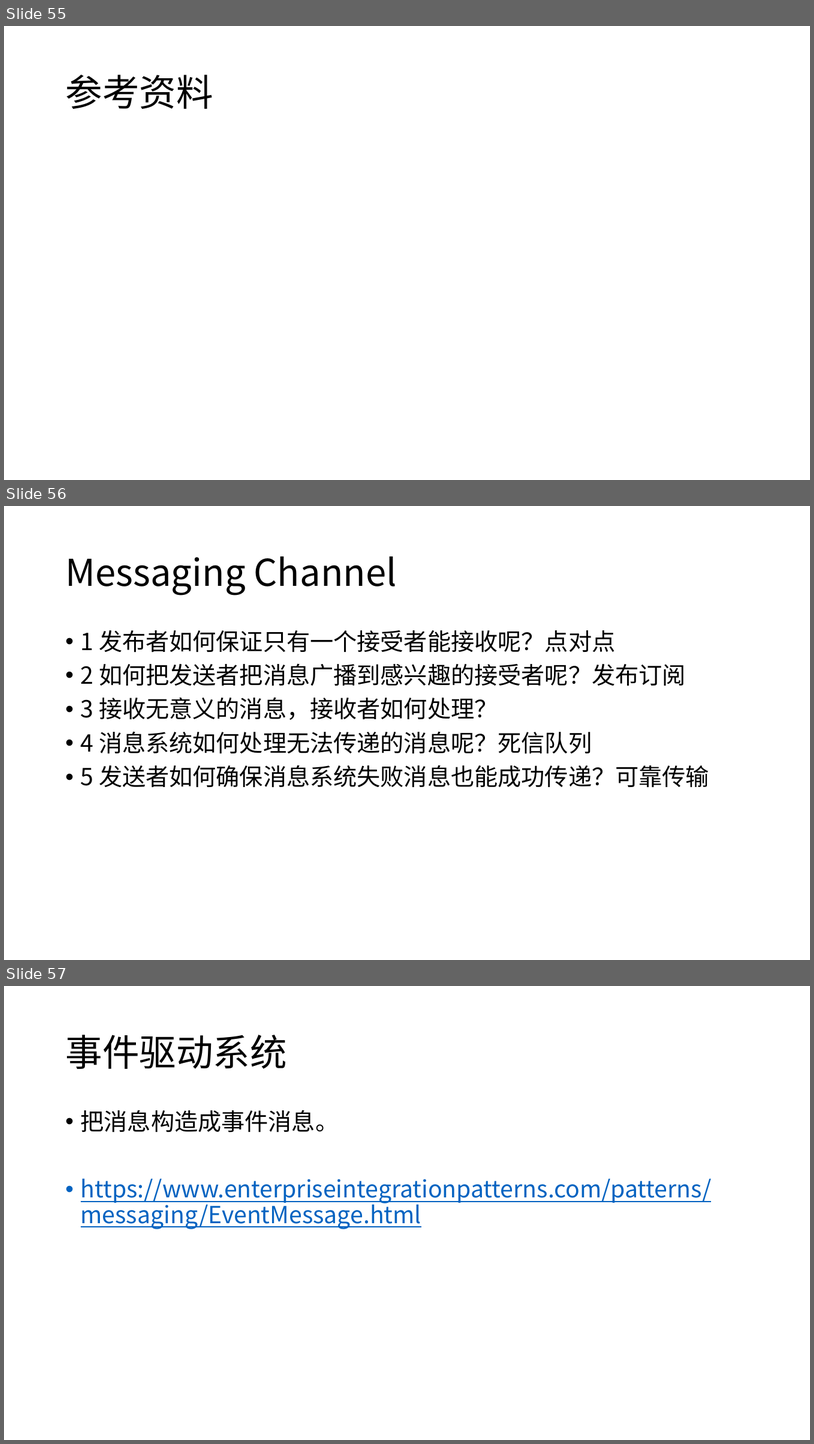
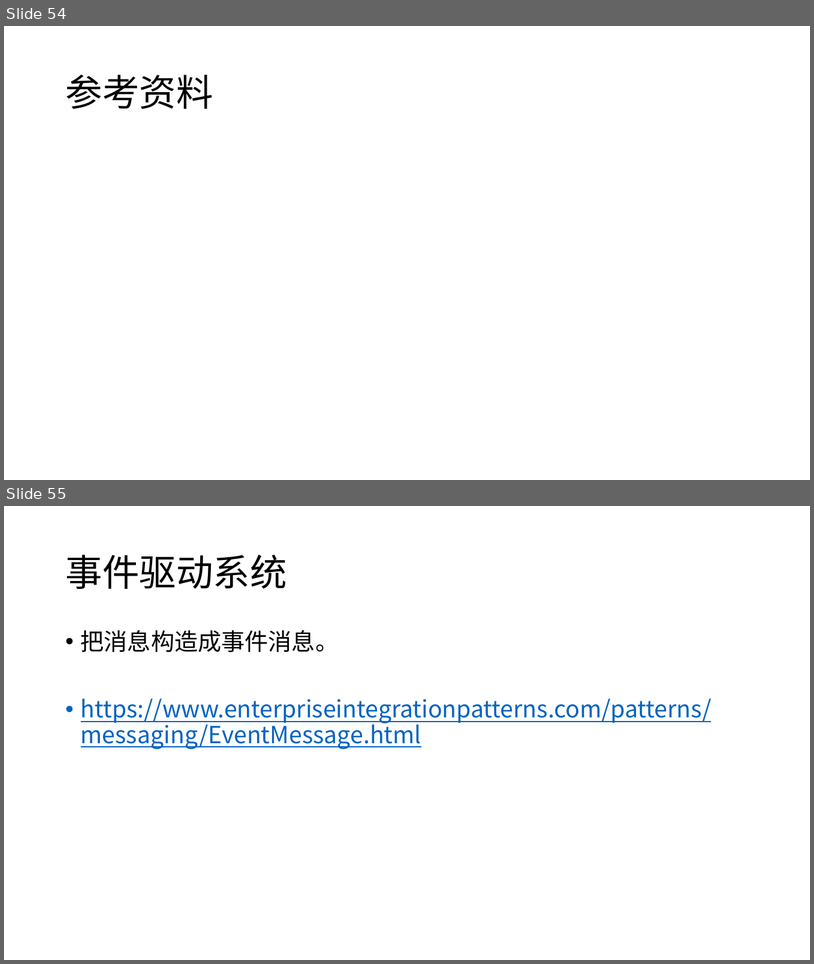
Before and after one commit to xiaozhiliaoo/my-slides, a slide deck: 简单理解mq.pptx. Shown one above the other, each under a label of ours: slides 55, 56 and 57 before the commit, slides 54 and 55 after it. The pictures are 814x1444 and 814x964 pixels, drawn with LibreOffice and Linux fonts; fonts in the diff are those of the drawing; background and template pictures are left out. Boxes give left, top, right and bottom in pixels: in the first picture for what was removed or moved away, otherwise in the second. Text is boxed around its words. In the diff, an @@ line names an element or a change of style, - is before the commit and + after.

Commit message:
up

```diff
--- a/简单理解mq.pptx
+++ b/简单理解mq.pptx
@@ slide 56 removed at box(4, 506, 810, 960), background #FFFFFF @@
@@ title removed at box(65, 556, 397, 595) @@
-Messaging Channel
@@ text removed at box(81, 630, 710, 787) @@
-• 1 发布者如何保证只有一个接受者能接收呢？点对点
-• 2 如何把发送者把消息广播到感兴趣的接受者呢？发布订阅
-• 3 接收无意义的消息，接收者如何处理？
-• 4 消息系统如何处理无法传递的消息呢？死信队列
-• 5 发送者如何确保消息系统失败消息也能成功传递？可靠传输
@@ what was slide 55 is now slide 54 @@
@@ what was slide 57 is now slide 55 @@
```
Also in this commit, not shown: 6 other slides removed.
